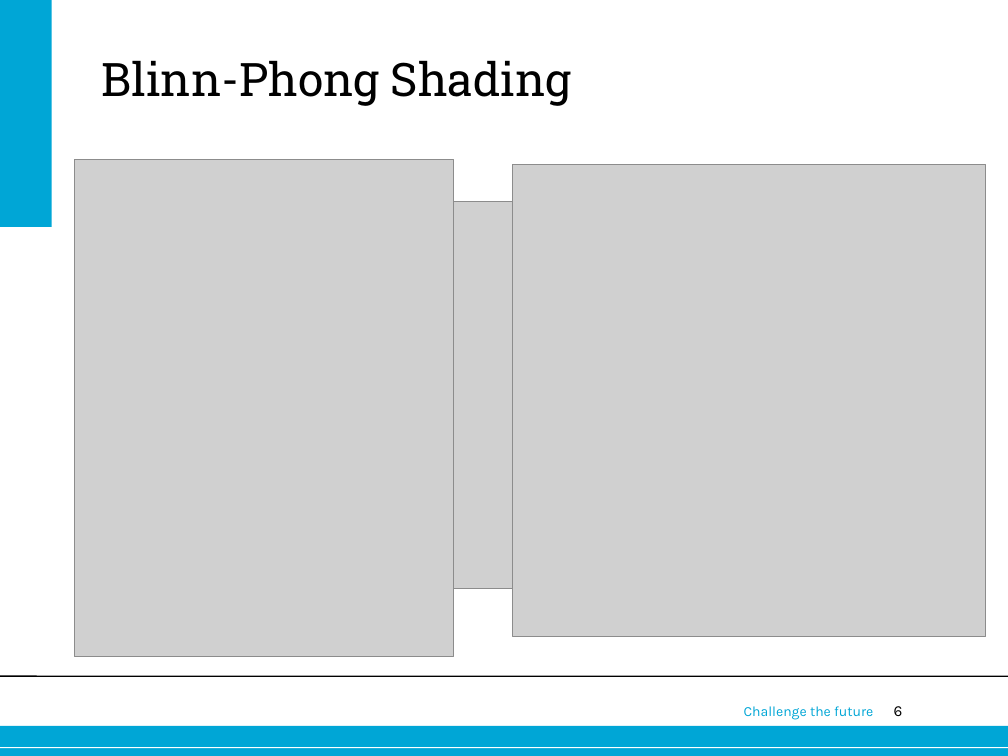
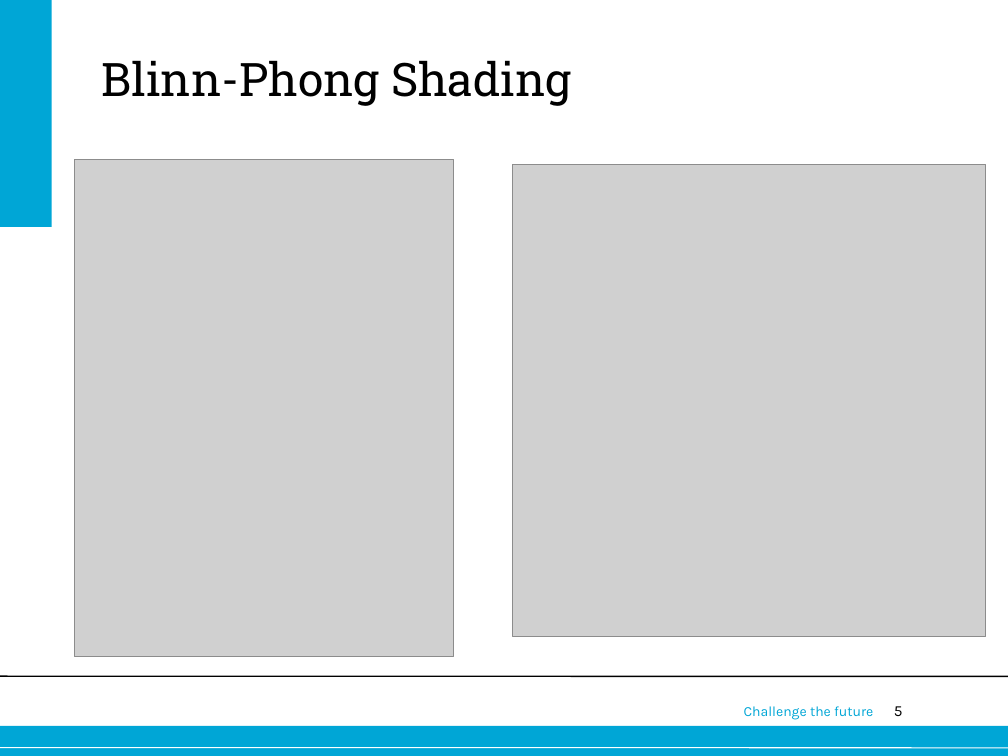
Before and after one commit to Boudewijn26/Computer-Graphics-group-17, a slide deck: slide 5 of docs/Presentation.ppt (slide 6 before the commit). Drawn at 1008x756 pixels with LibreOffice and Linux fonts; fonts in the diff are those of the drawing; grey boxes stand for pictures; background and template pictures are left out. Boxes give left, top, right and bottom in pixels: in the first picture for what was removed or moved away, otherwise in the second. Text is boxed around its words. In the diff, an @@ line names an element or a change of style, - is before the commit and + after.

```diff
--- a/docs/Presentation.ppt
+++ b/docs/Presentation.ppt
@@ picture removed at bbox=[102, 202, 889, 589] @@
@@ page number at bbox=[894, 706, 903, 716]: text changed @@
-6
+5
```
Also in this commit, not shown: 5 other slides changed, 3 slides removed.
